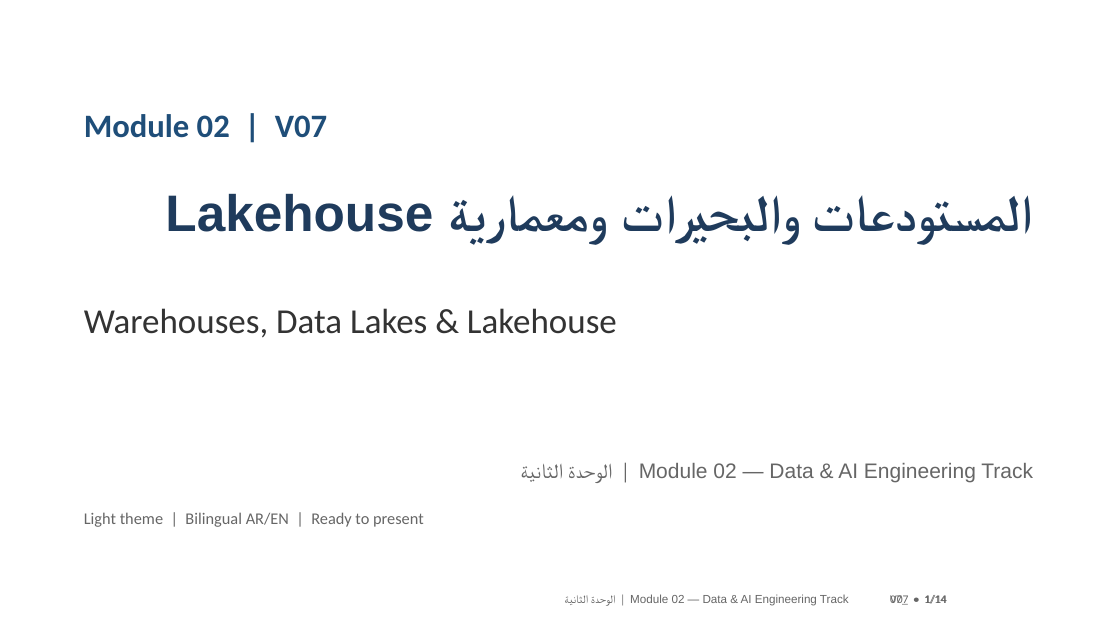
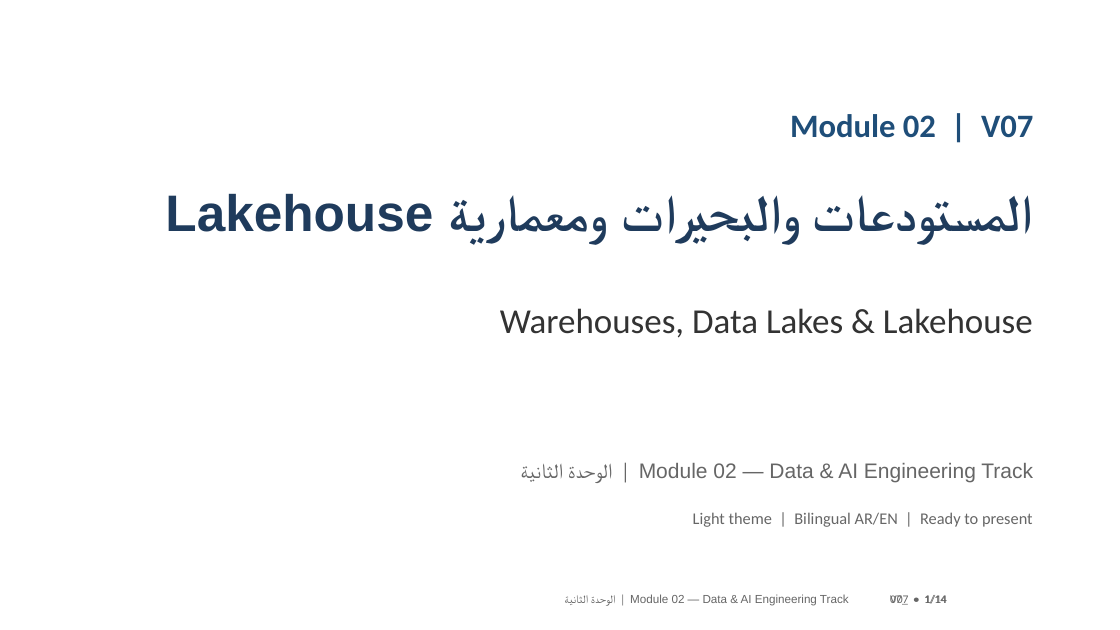
Before and after one commit to SAMeh-ZAGhloul/AI-Course, a slide deck: slide 1 of output/Module02_V07_Updated.pptx. Drawn at 1120x630 pixels with LibreOffice and Linux fonts; fonts in the diff are those of the drawing. Boxes give left, top, right and bottom in pixels: in the first picture for what was removed or moved away, otherwise in the second. Text is boxed around its words. In the diff, an @@ line names an element or a change of style, - is before the commit and + after.

```diff
--- a/output/Module02_V07_Updated.pptx
+++ b/output/Module02_V07_Updated.pptx
@@ alignment left to right in 3 elements at [790, 114, 1033, 138], [500, 308, 1033, 338], [693, 512, 1033, 527] @@
```
Also in this commit, not shown: 11 other slides changed, 11 other files.
